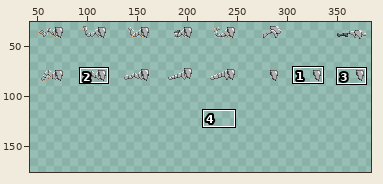
Two versions of one sprite sheet, items/armors/ryophi/ryophi-tier2/pants.png. The picture above shows the old version from afar; the outline marks the close-up.
Close-up. As it was:
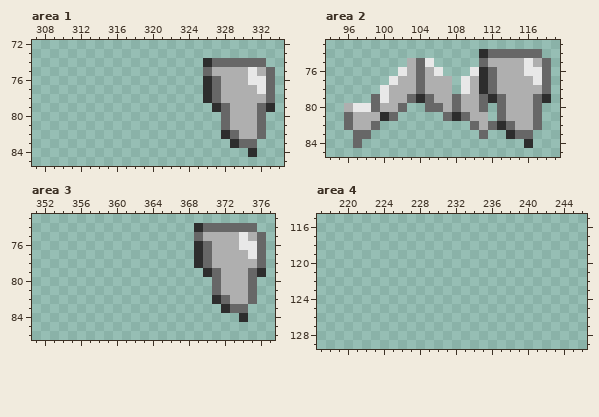
The file is 387x258 pixels. Shown: area 1: x 307..334, y 72..85; area 2: x 94..119, y 73..85; area 3: x 351..377, y 73..86; area 4: x 217..246, y 115..129. The wide view leaves out empty margins. The commit also changed other parts of the picture, which this record leaves out.
After:
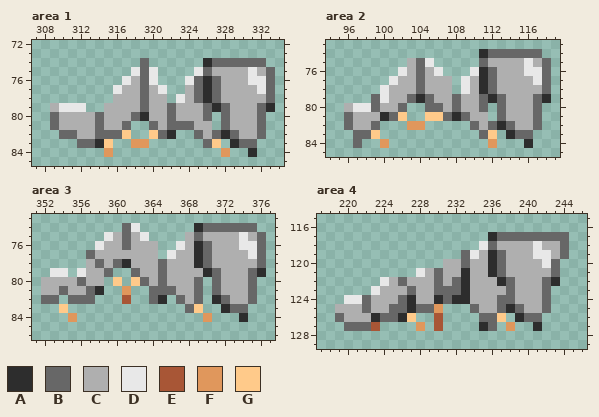
Palette (. is transparent): A #2d2d2d  B #676767  C #afafaf  D #e8e8e8  E #a85636  F #e0975c  G #ffca8a
Edits made:
--- area 1
@@ x 307..334 @@
 73 ............................
-74 ...................ABBBBBB..
-75 ...................BCCCCDCB.
-76 ...................ABCCCDDB.
-77 ...................ABCCCCDB.
-78 ...................ABCCCCCB.
-79 ....................ABCCCBA.
-80 .....................BCCCB..
-81 .....................BCCCB..
-82 .....................ABCCB..
-83 ......................ABB...
-84 ........................A...
+74 ............B......ABBBBBB..
+75 ...........DBD....DBCCCCDCB.
+76 ..........DCBD...DBABCCCDDB.
+77 .........DCCBCD..CBABCCCCDB.
+78 .........CCCBCC.DCBABCCCCCB.
+79 ..CDDD..CCCCBCCBCCCBABCCCBA.
+80 ..BCCCCBCCCBACCBCCCB.BCCCB..
+81 ..BCCCCBCCB..BCBBBCC.BCCCB..
+82 ...BBCCBBBG..GBA..BCBABCCB..
+83 .....BBAG..FF......BG.ABB...
+84 ........F............F..A...
 85 ............................
--- area 2
@@ x 97..114 @@
 80 DDBCCB..BBCBCCB.BC
-81 CCCAB.....BABCC.BC
-82 CCB..........BCBAB
-83 BB............B..A
-84 B.................
+81 CCCABG..GGBABCC.BC
+82 CCB...FF.....BCBAB
+83 BBG...........BG.A
+84 B..F...........F..
 85 ..................
--- area 3
@@ x 351..377 @@
 73 ...........................
-74 ..................ABBBBBB..
-75 ..................BCCCCDCB.
-76 ..................ABCCCDDB.
-77 ..................ABCCCCDB.
-78 ..................ABCCCCCB.
-79 ...................ABCCCBA.
-80 ....................BCCCB..
-81 ....................BCCCB..
-82 ....................ABCCB..
-83 .....................ABB...
-84 .......................A...
+74 ..........BD......ABBBBBB..
+75 ........DCBCD....CBCCCCDCB.
+76 .......DCCBCCC..DCABCCCDDB.
+77 ......BCCCCCCC.DCCABCCCCDB.
+78 ......CBCBACCCBCCCABCCCCCB.
+79 ..DD.DCCB..BCCBCCCCABCCCBA.
+80 .CCCCBCC.G.GBCBCCCB.BCCCB..
+81 .CCBCCBA..F..BBBCCB.BCCCB..
+82 .BB.BBB...E..BA.BCB.ABCCB..
+83 ...G.............BG..ABB...
+84 ....F..............F...A...
 85 ...........................
--- area 4
@@ x 217..246 @@
 116 ..............................
-117 ..............................
-118 ..............................
-119 ..............................
-120 ..............................
-121 ..............................
-122 ..............................
-123 ..............................
-124 ..............................
-125 ..............................
-126 ..............................
-127 ..............................
+117 ...................ABBBBBBBB..
+118 ..................DBCCCCDCCB..
+119 ................BDCABCCCDDCB..
+120 ..............CCBCCABCCCCDB...
+121 ...........DCBCCACCABCCCCCB...
+122 .......DCBCCCBCBACCCABCCCBA...
+123 ......DCCCBCCBBBACCCCBCCCB....
+124 ...DDBCCCBACCABAACCCBBCCCB....
+125 ..CCCBCCBBABBF...BCCBABCCB....
+126 ..BCCCABBAG..E....BBG.ABB.....
+127 ...BBBE....F.E....AB.F..A.....
 128 ..............................
Pixel boxes of the changes (left, top, right, bottom) in both close-ups:
added: (50, 58, 230, 157)
added: (371, 112, 443, 148)
added: (488, 130, 497, 148)
added: (41, 223, 212, 322)
added: (335, 232, 569, 331)
